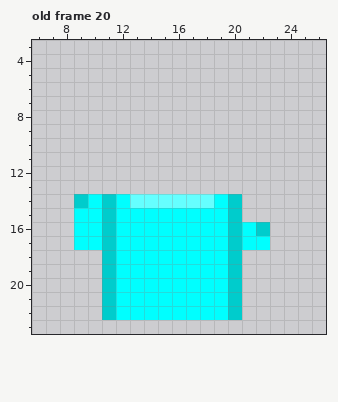
Edited in one commit: pixel-art file (apps/game/assets/characters/equipment/torso/tunic.aseprite). This is how it looked before the edit.
32x32 pixels, 52 frames. Shown: old frame 20: x 6..26, y 3..23. The commit also changed other frames, which this record leaves out.
And afterwards:
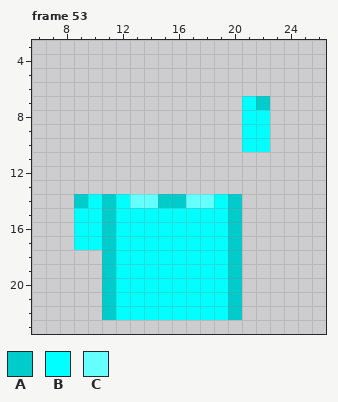
Palette (. is transparent): A #00cccc  B #00ffff  C #66ffff
A new or re-ordered frame is compared with the old frame closest to it.
Edits made:
frames 52 -> 76
Frame 53 is new; against old frame 20:
y 7: x 21..22 .. -> BA
y 8..10: x 21..22 .. -> BB
y 14: x 15..16 CC -> AA
y 16: x 21..22 BA -> ..
y 17: x 21..22 BB -> ..
